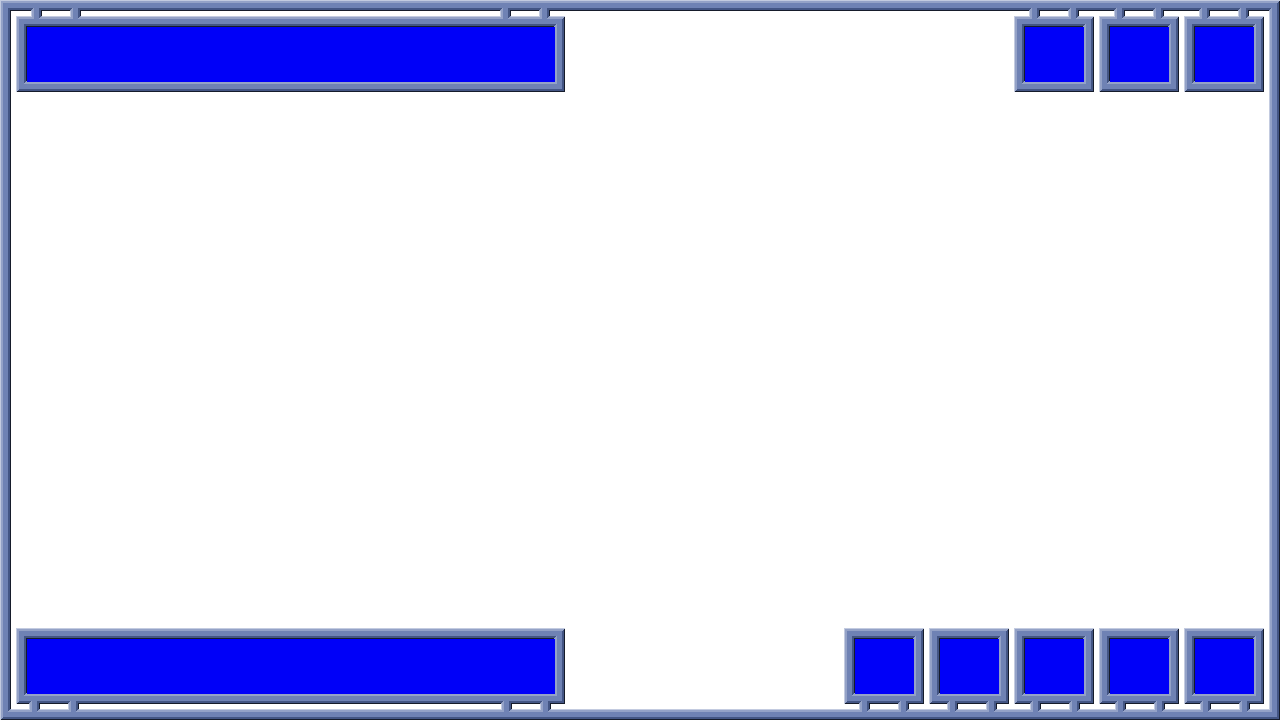
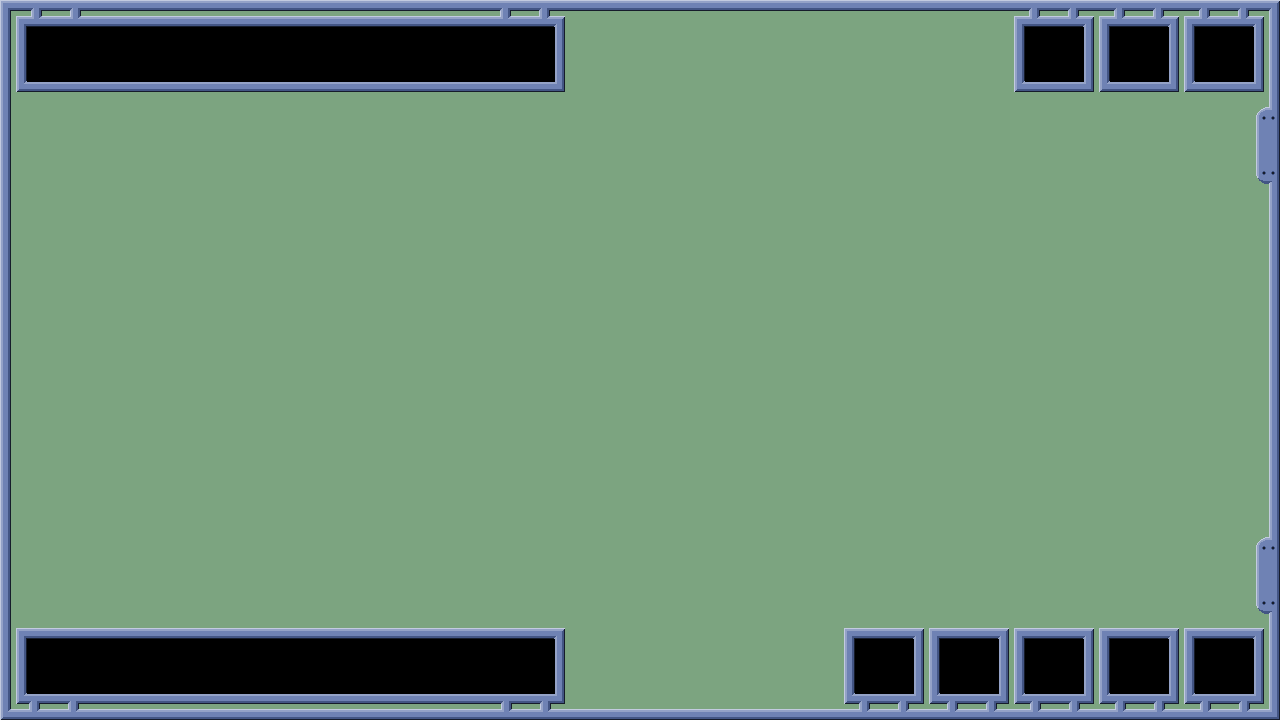
Layers edited between the first and the second (1280, 720) image:
painted on "decorations" over 1256, 107, 1275, 614
painted on "interface" over 27, 27, 1254, 694
showed "Background" over 11, 11, 1275, 709
